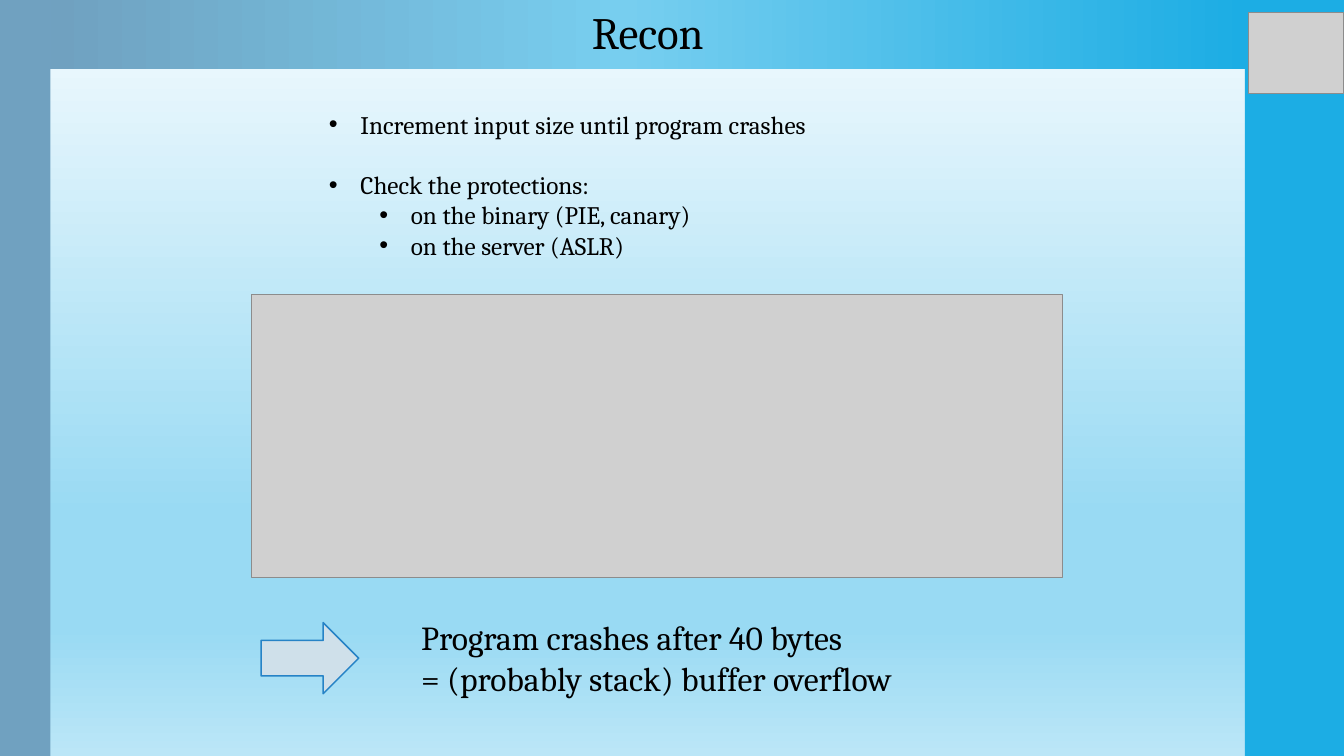
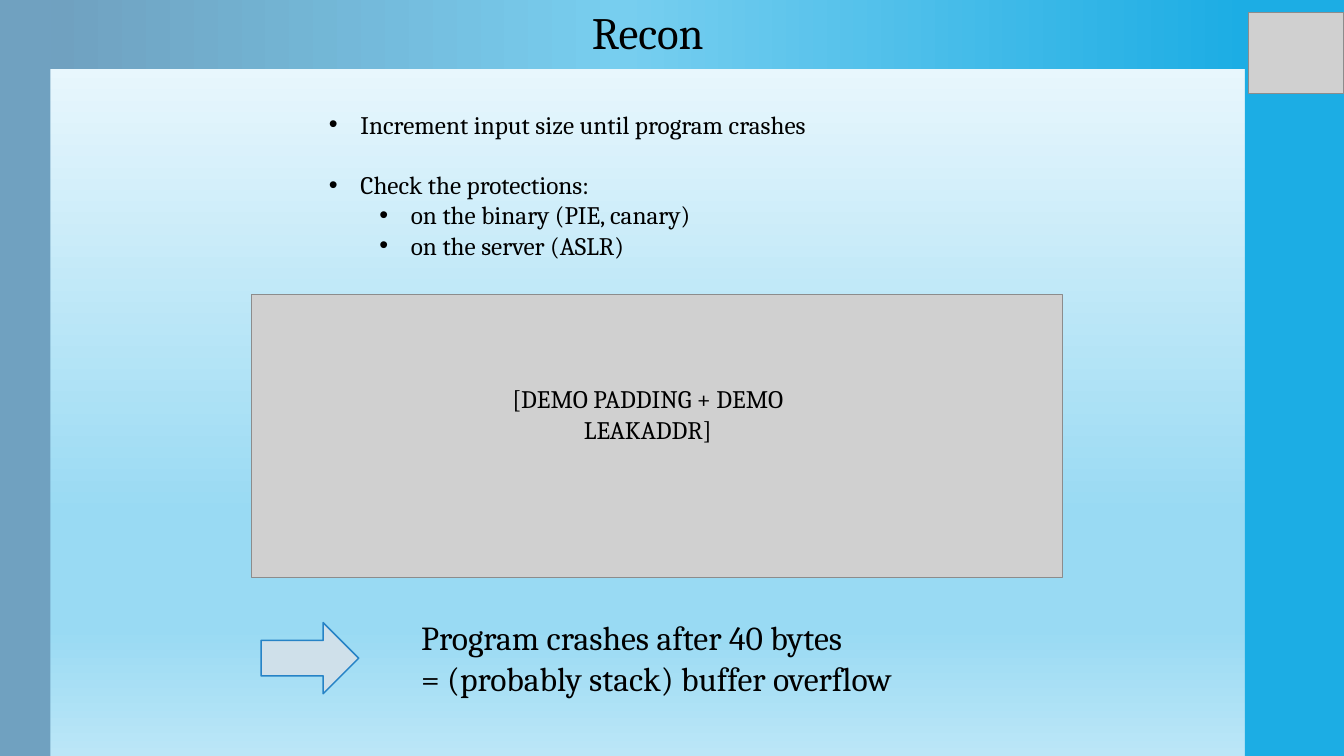
Before and after one commit to Ewael/LSE, a slide deck: slide 7 of Blind_Date/slides.pptx. Drawn at 1344x756 pixels with LibreOffice and Linux fonts; fonts in the diff are those of the drawing; grey boxes stand for pictures. Boxes give left, top, right and bottom in pixels: in the first picture for what was removed or moved away, otherwise in the second. Text is boxed around its words. In the diff, an @@ line names an element or a change of style, - is before the commit and + after.

```diff
--- a/Blind_Date/slides.pptx
+++ b/Blind_Date/slides.pptx
@@ text added at [512,390,783,443], 18 pt, text #000000 @@
+[DEMO PADDING + DEMO LEAKADDR]
```
Also in this commit, not shown: 2 other slides changed, 3 slides added.
